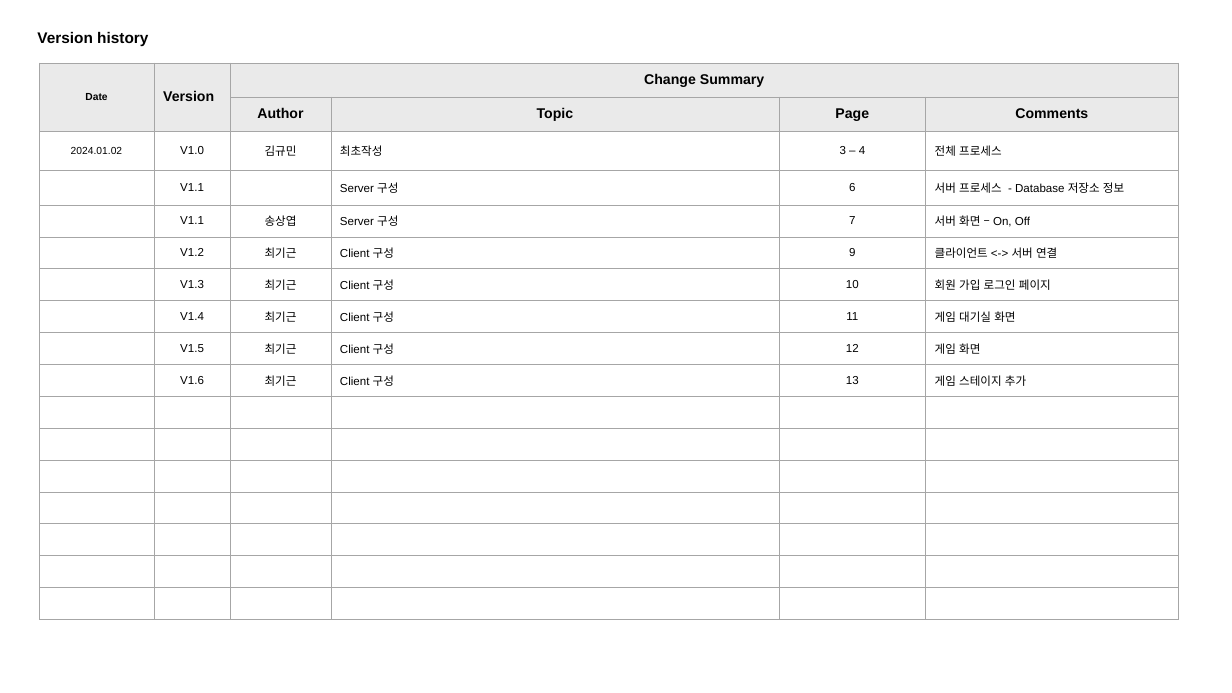
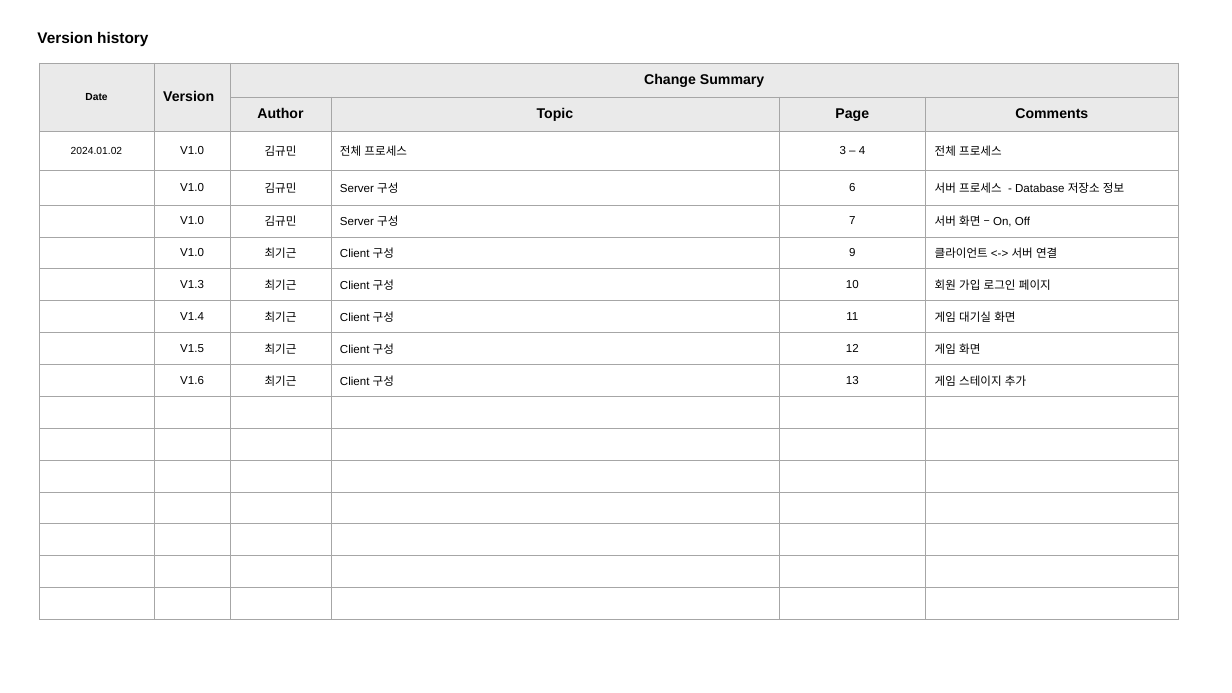
Before and after one commit to GyuminGomin/HealthKiosk, a slide deck: slide 2 of pilot project 파일/[별첨1]PushMan(Story Board_template).pptx. Drawn at 1232x693 pixels with LibreOffice and Linux fonts; fonts in the diff are those of the drawing. Boxes give left, top, right and bottom in pixels: in the first picture for what was removed or moved away, otherwise in the second. Text is boxed around its words. In the diff, an @@ line names an element or a change of style, - is before the commit and + after.

```diff
--- a/pilot project 파일/[별첨1]PushMan(Story Board_template).pptx
+++ b/pilot project 파일/[별첨1]PushMan(Story Board_template).pptx
@@ table at (39, 63, 1179, 619) @@
-row 3, column 4: 최초작성
+row 3, column 4: 전체 프로세스
-row 4, column 2: V1.1
+row 4, column 2: V1.0
-row 4, column 3: 
+row 4, column 3: 김규민
-row 5, column 2: V1.1
+row 5, column 2: V1.0
-row 5, column 3: 송상엽
+row 5, column 3: 김규민
-row 6, column 2: V1.2
+row 6, column 2: V1.0
```
Also in this commit, not shown: 1 other slide changed, 1 slide added, 1 slide removed, 1 other file.
